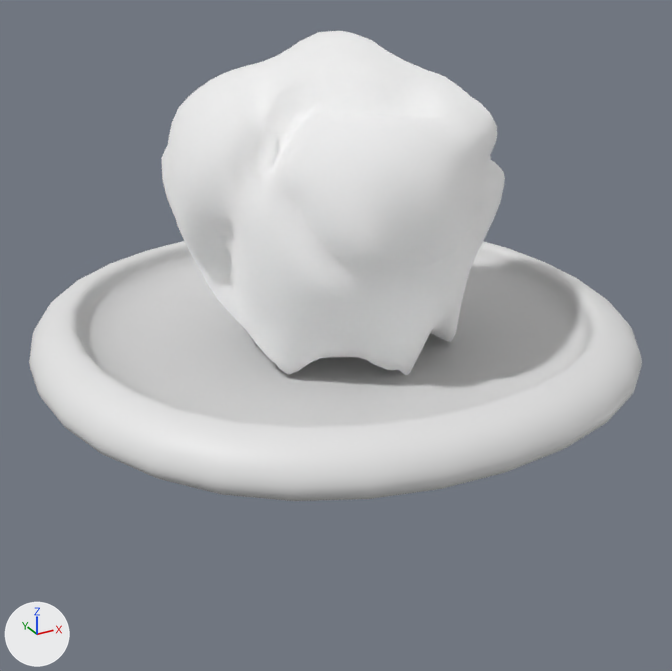
Two versions of the glTF model assets/models/sludge.glb, one commit apart.
Before and after are seen from a 50 mm camera at (-3.85, -7.08, 3.71) aimed at (-0.08, -0.22, 0.28). The lights are fixed; the arrows at lower left show +X, +Y and +Z. The first picture is the older version. Vertices at exactly the same position are counted once.

The older version as bpy lines, for what is in view:
```python
me_cube_002 = bpy.data.meshes.new('Cube.002')
me_cube_002.from_pydata(...)  # 1538 vertices, 3072 faces; spans x -1.49..1.47, y -1.55..1.45, z -1.31..1.5
me_cube_002.materials.append(mat_material_001)  # white #ffffff
me_cube_004 = bpy.data.meshes.new('Cube.004')
me_cube_004.from_pydata(...)  # 1154 vertices, 2304 faces; spans x -2.71..2.71, y -2.71..2.71, z -1.15..-0.47
ob_cube = bpy.data.objects.new('Cube', me_cube_002)
ob_cube.location = (0.0, 0.0, 1.4)
ob_cube_001 = bpy.data.objects.new('Cube.001', me_cube_004)
ob_cube_001.location = (0.0, 0.0, 1.0)
```
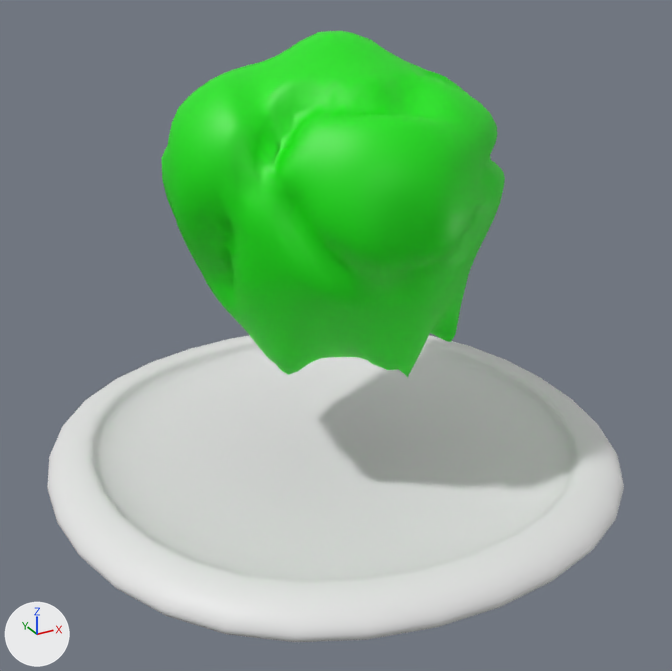
The newer file is also turned or shifted as a whole; pictures and numbers use the older file's frame.

Edits to the bpy script that builds the scene:
```text
Add mat_material:
    mat_material = principled_material('Material')
    mat_material.base_color = (0.00389, 0.8, 0.0)  # green #0de700
Change me_cube_002:
    where me_cube_002.from_pydata(...)  # 1538 vertices, 3072 faces; spans x -1.49..1.47, y -1.55..1.45, z -1.31..1.5
    remove me_cube_002.materials.append(mat_material_001)  # white #ffffff
    add me_cube_002.materials.append(mat_material)  # green #0de700
Change me_cube_004:
    used by ob_cube_001; location = (0.0, 0.0, 1.0)
    remove me_cube_004.from_pydata(...)  # 1154 vertices, 2304 faces; spans x -2.71..2.71, y -2.71..2.71, z -1.15..-0.47
    add me_cube_004.from_pydata(...)  # 1154 vertices, 2304 faces; spans x -2.71..2.71, y -2.71..2.71, z -2.28..-1.8
    me_cube_004 part 1: the whole mesh is scaled about its middle by (1, 1, 0.7), then moved by (0.0, 0.0, -1.24)
```

What differs and where, as boxes (x1, y1, x2, y2) in the pictures (672 x 671 px):
'Cube.001', moved, rescaled (18% taller)
    before: (29, 241, 642, 501)
    after: (47, 335, 624, 642)
'Cube', recoloured (white to green)
    both: (161, 31, 505, 375)
